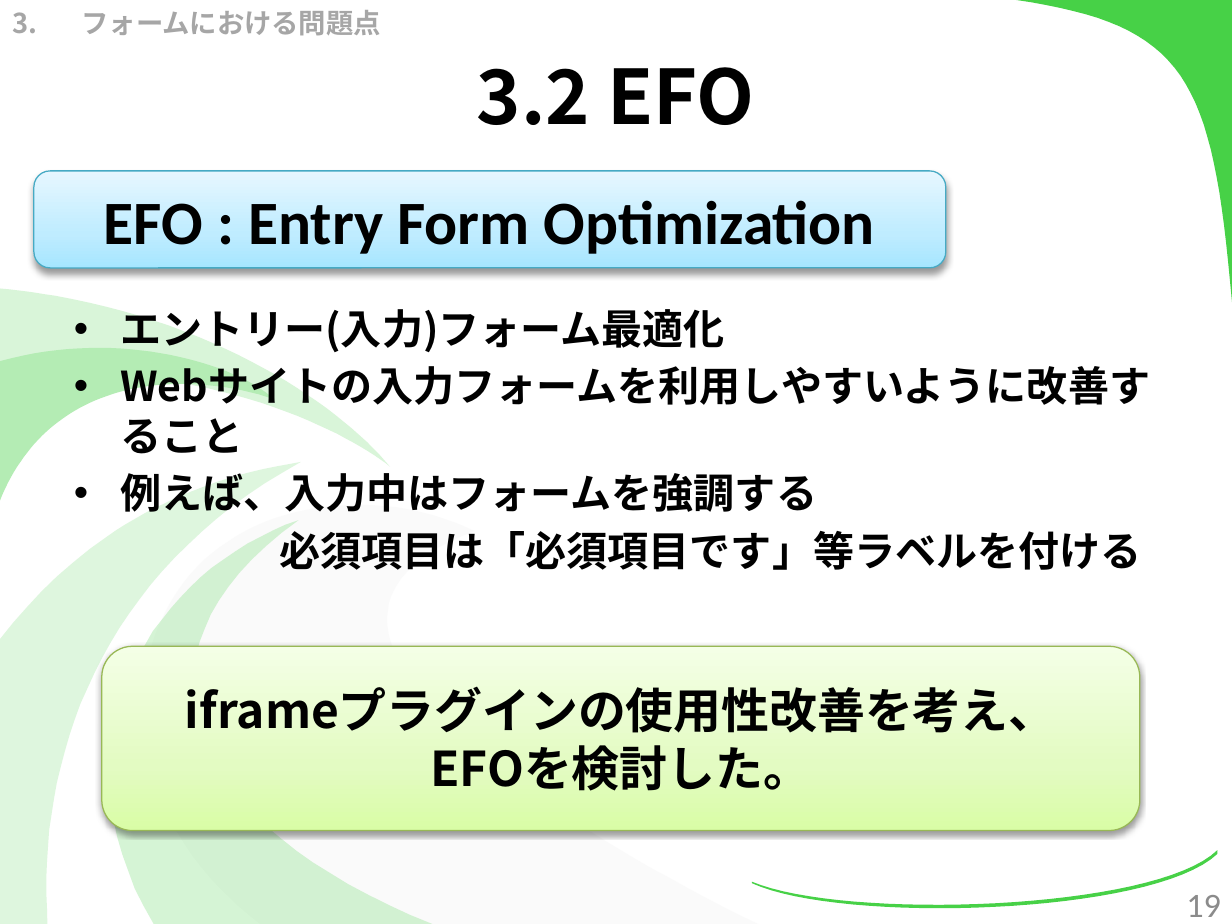
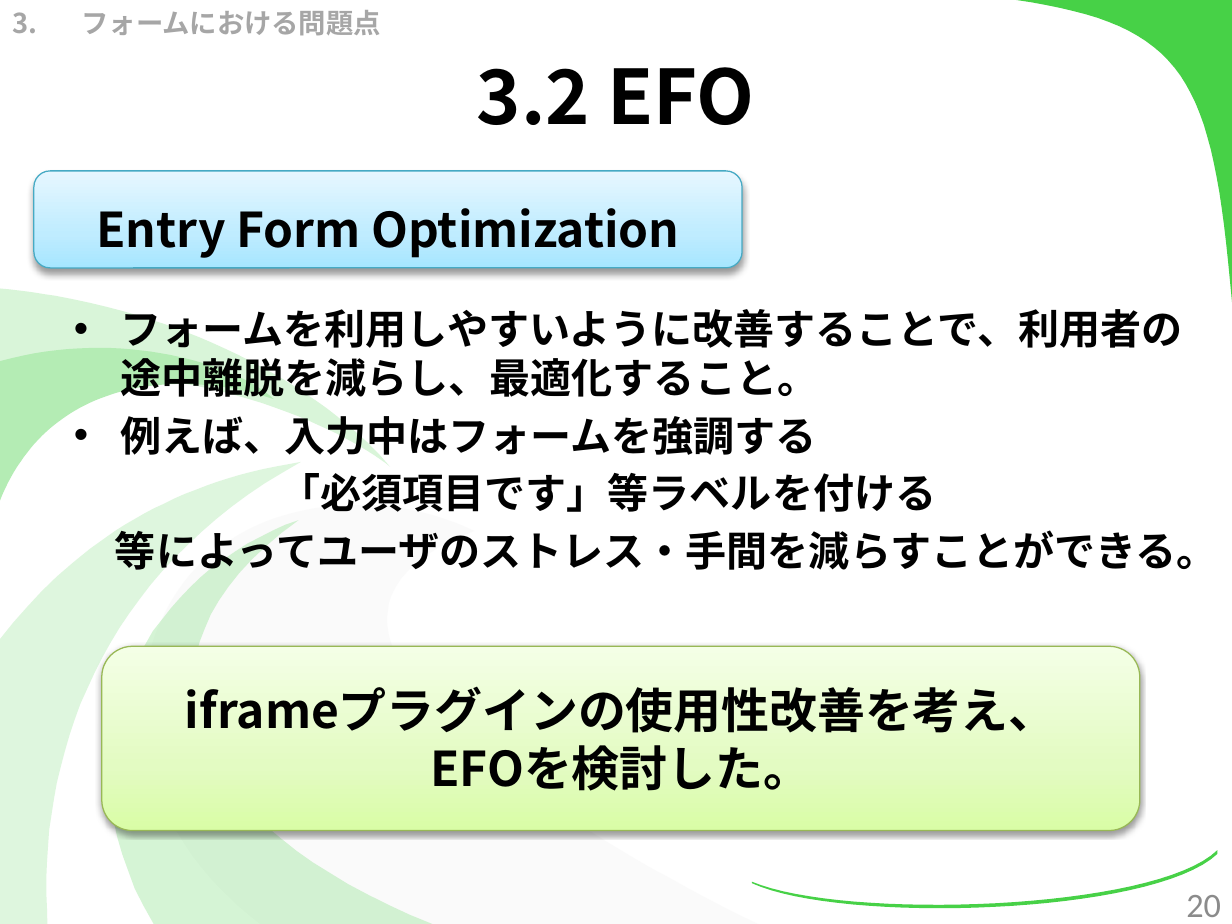
Before and after one commit to kotaro0717/Report-Management, a slide deck: slide 20 of 1.中間報告/3.発表資料/report_hokada.pptx (slide 19 before the commit). Drawn at 1232x924 pixels with LibreOffice and Linux fonts; fonts in the diff are those of the drawing. Boxes give left, top, right and bottom in pixels: in the first picture for what was removed or moved away, otherwise in the second. Text is boxed around its words. In the diff, an @@ line names an element or a change of style, - is before the commit and + after.

Commit message:
パワポ修正/削除

```diff
--- a/1.中間報告/3.発表資料/report_hokada.pptx
+++ b/1.中間報告/3.発表資料/report_hokada.pptx
@@ rounded rectangle "Entry Form Optimization": place and size @@
-rounded rectangle "Entry Form Optimization" at box(34, 171, 946, 269)
+rounded rectangle "Entry Form Optimization" at box(34, 171, 743, 269)
@@ text in rounded rectangle at box(97, 208, 679, 258): text changed; size 36 to 28 pt; font Calibri to Noto Sans CJK JP @@
-EFO : Entry Form Optimization
+Entry Form Optimization
@@ text at box(120, 309, 1182, 399): text changed @@
-• エントリー(入力)フォーム最適化
-• Webサイトの入力フォームを利用しやすいように改善すること
+• フォームを利用しやすいように改善することで、利用者の途中離脱を減らし、最適化すること。
@@ text at box(115, 473, 1218, 576): text changed @@
-必須項目は「必須項目です」等ラベルを付ける
+「必須項目です」等ラベルを付ける
+等によってユーザのストレス・手間を減らすことができる。
@@ page number at box(1186, 895, 1221, 917): text changed @@
-19
+20
```
Also in this commit, not shown: 33 other slides changed, 3 slides added, 5 slides removed.
